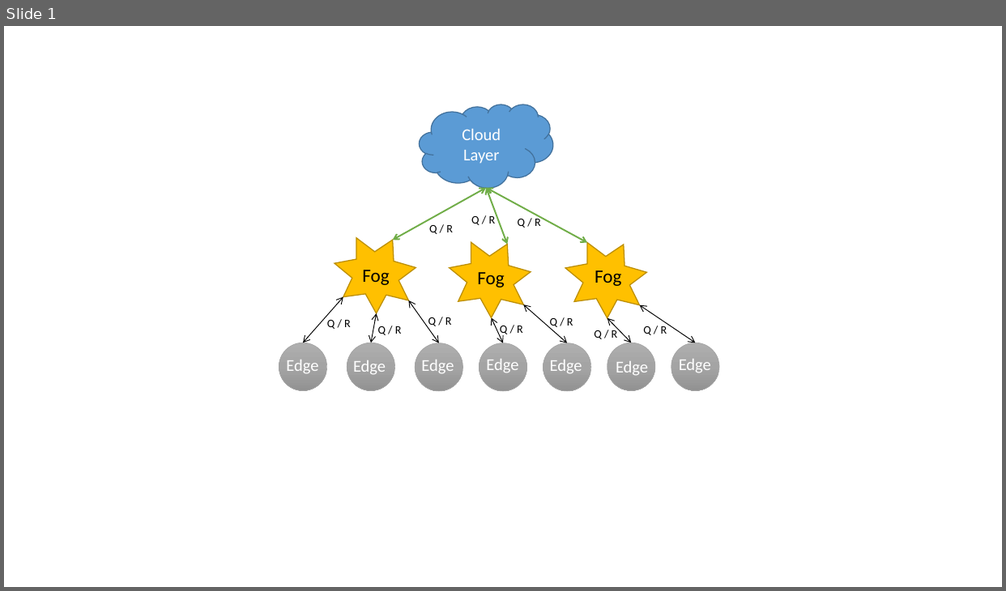
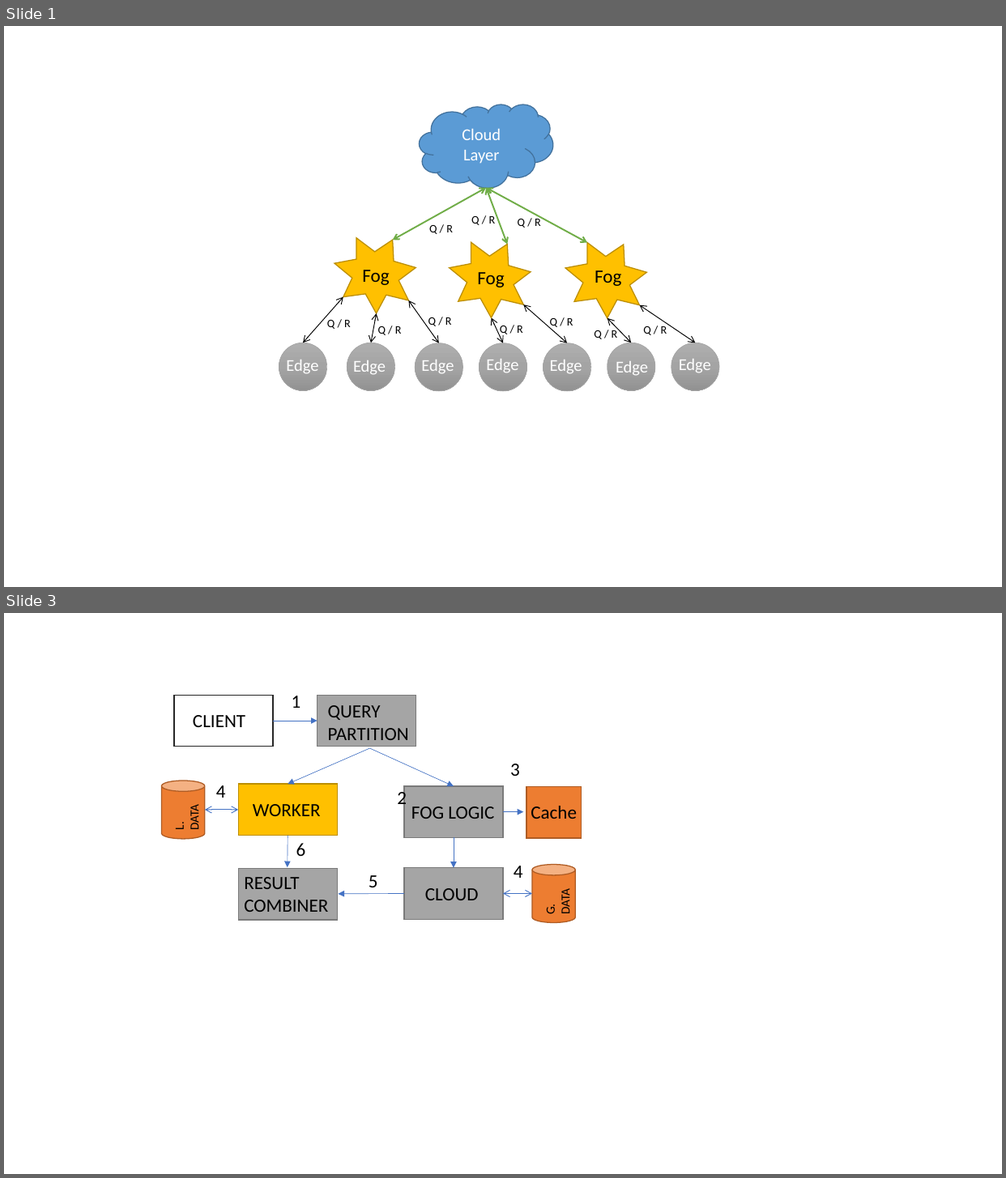
Before and after one commit to shriramrseee/ds256-jan2019, a slide deck: project/Diagrams.pptx. Shown one above the other, each under a label of ours: slide 1 before the commit, slides 1 and 3 after it; the slides between them are not shown. The pictures are 1006x591 and 1006x1178 pixels, drawn with LibreOffice and Linux fonts; fonts in the diff are those of the drawing. Boxes give left, top, right and bottom in pixels: in the first picture for what was removed or moved away, otherwise in the second. Text is boxed around its words. In the diff, an @@ line names an element or a change of style, - is before the commit and + after.

```diff
--- a/project/Diagrams.pptx
+++ b/project/Diagrams.pptx
@@ slide 3 added at (4, 613, 1002, 1174), background #FFFFFF @@
@@ group added at (161, 696, 582, 923): 16 texts, 7 rectangles, 7 arrows, 2 cylinders, 2 double arrows @@
+CLIENT
+WORKER
+CLOUD
+FOG LOGIC
+QUERY PARTITION
+RESULT COMBINER
+L. DATA
+G. DATA
+Cache
+1
+6
+5
+2
+4
+3
+4
```
Also in this commit, not shown: 1 other slide added, 1 slide removed, 4 other files.
